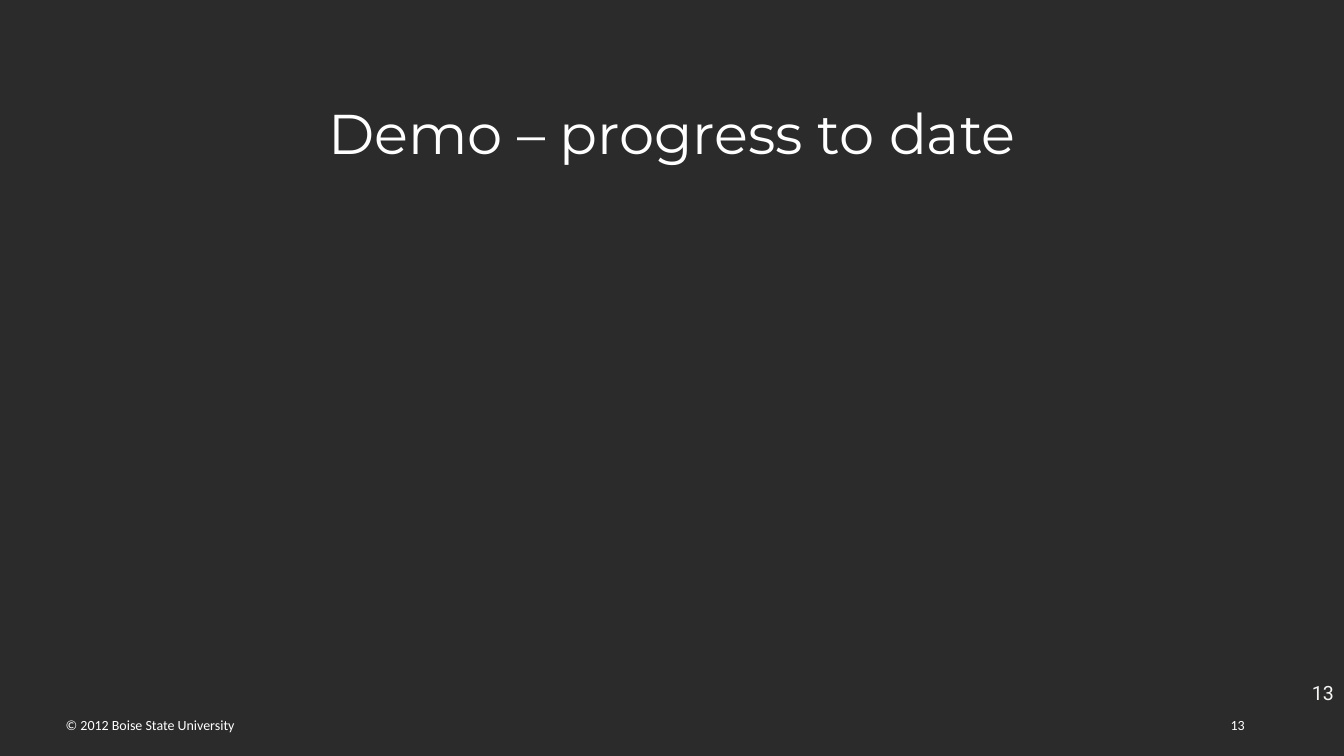
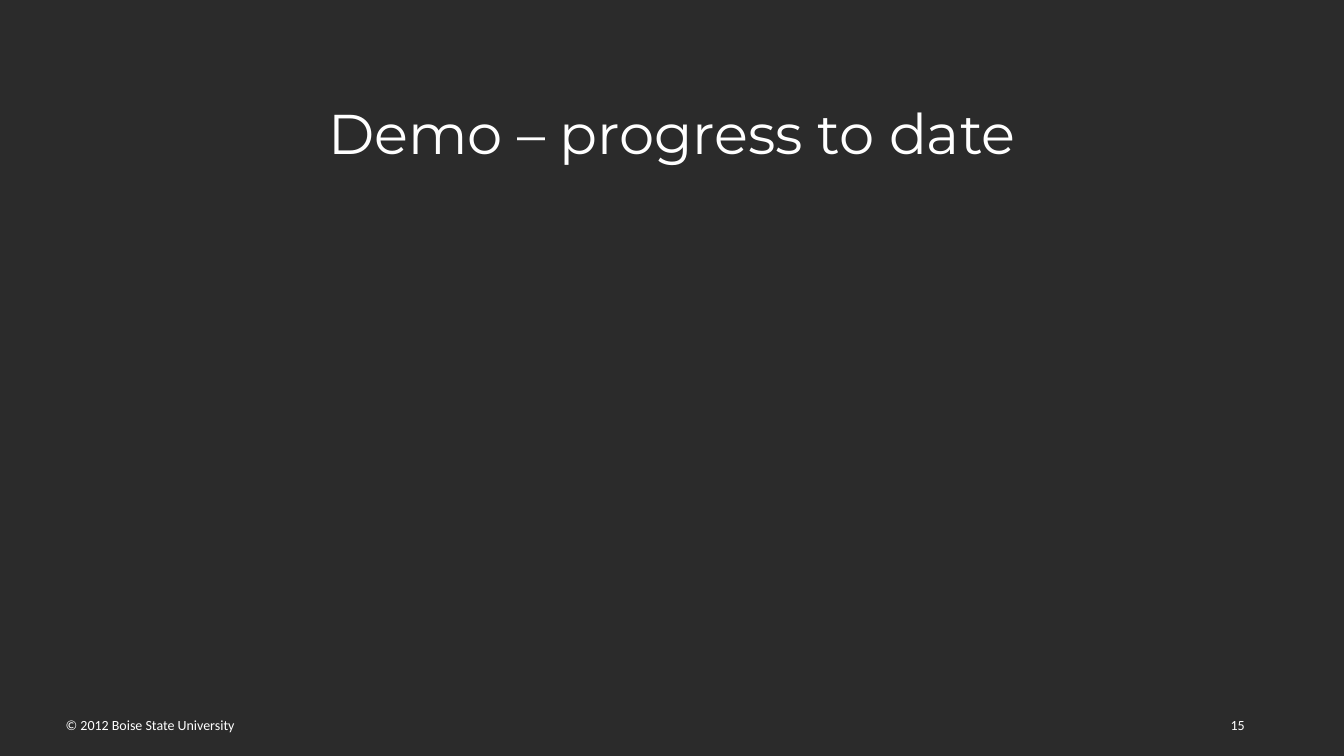
Before and after one commit to Panik-Kontrol/MastersProject, a slide deck: slide 15 of BoiseState_project_proposal.pptx (slide 13 before the commit). Drawn at 1344x756 pixels with LibreOffice and Linux fonts; fonts in the diff are those of the drawing; background and template pictures are left out; a plain dark background stands for a picture behind light text. Boxes give left, top, right and bottom in pixels: in the first picture for what was removed or moved away, otherwise in the second. Text is boxed around its words. In the diff, an @@ line names an element or a change of style, - is before the commit and + after.

```diff
--- a/BoiseState_project_proposal.pptx
+++ b/BoiseState_project_proposal.pptx
@@ page number removed at [1312,686,1334,700] @@
-13
@@ page number at [1231,721,1245,730]: text changed @@
-13
+15
```
Also in this commit, not shown: 12 other slides changed, 3 slides added.
